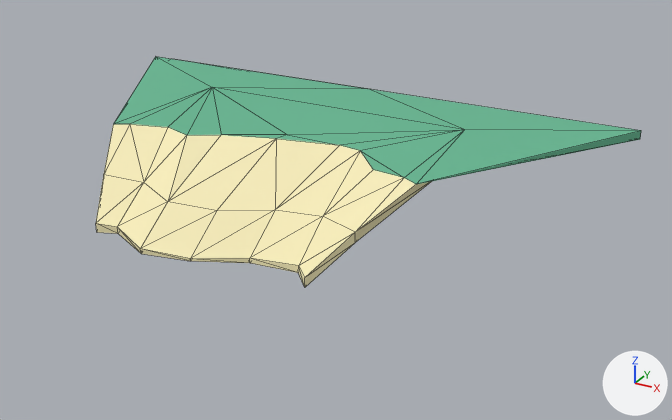
The glTF model public/assets/tile5.glb as it was, and as the next commit left it.
Rendered twice from a 50 mm camera at (0.76, -0.638, 0.516) aimed at (0.136, 0.497, -0.051). Every picture has the same lights, and +X, +Y and +Z are marked at lower right. Mesh edges are drawn as thin lines. Vertices at the same position are counted once.

Names of what the first picture shows: 'ground.006'.
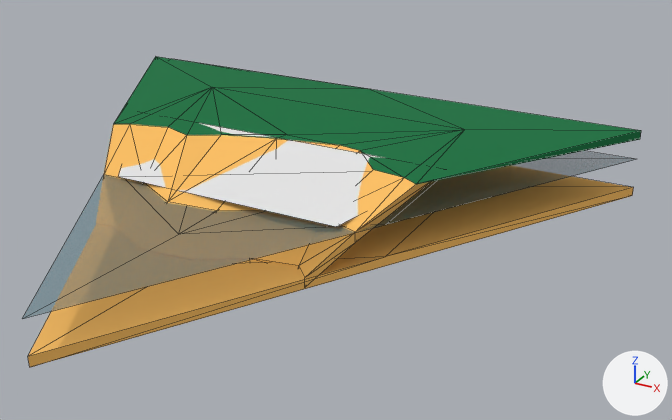
Where the change shows, as pixel boxes [x1, y1, x2, y2] in the pictures (672 x 420 px):
'ground.006', recoloured
    both: [96, 57, 641, 287]
'water5.001', added
    after: [22, 151, 637, 319]
'sand5.001', added (orange)
    after: [28, 176, 634, 367]
'grass5.001', added
    after: [119, 123, 384, 227]
part 1 of me_circle_059, recoloured (beige to orange)
    before: [96, 124, 432, 287]
    after: [104, 124, 432, 279]

Diff of the bpy script that builds the scene:
```diff
--- a/public/assets/tile5.glb.py
+++ b/public/assets/tile5.glb.py
@@ mat_ground_012 @@
 mat_ground_012 = principled_material('ground.012')
-mat_ground_012.base_color = (0.138, 0.479, 0.292)  # green #68b893
+mat_ground_012.base_color = (0.0, 0.168, 0.0467)  # dark green #00723d
 mat_ground_012.roughness = 1.0
@@ mat_sand_001 @@
+mat_sand_001 = principled_material('sand.001')
+mat_sand_001.base_color = (0.982, 0.527, 0.122)  # orange #fdc062
+mat_sand_001.roughness = 1.0
@@ mat_water_001 @@
+mat_water_001 = principled_material('water.001')
+mat_water_001.base_color = (0.00304, 0.144, 0.184)  # dark cyan #0a6a77
+mat_water_001.roughness = 0.357
+mat_water_001.alpha = 0.518
@@ me_circle_059 @@
 me_circle_059.from_pydata(...)  # 56 vertices, 106 faces; spans x -0.5..0.5, y 0.294..0.866, z -0.099..0.02
 # used by ob_ground_006; location = (0.0, 0.0, 0.01)
+# me_circle_059 part 1: all 72 faces that had it switch from mat_sand_002 (beige #f8eebc) to mat_sand_001 (orange #fdc062)
 me_circle_059.materials.append(mat_ground_012)
@@ me_circle_055 @@
+me_circle_055.from_pydata(...)  # 15 vertices, 24 faces; spans x -0.5..0.5, y 0.0..0.866, z 0.0..0.02
+me_circle_055.materials.append(mat_sand_001)  # orange #fdc062
@@ me_plane_019 @@
+me_plane_019.from_pydata([(-0.195, -0.187, -0.054), (0.195, -0.187, -0.054), (-0.289, -0.024, -0.007), (0.289, -0.024, -0.007)], [], [(0, 1, 3), (0, 3, 2)])
@@ me_circle_053 @@
+me_circle_053.from_pydata([(0.5, 0.866, 0.015), (-0.5, 0.866, 0.015), (0.0, 0.0, 0.015), (0.0, 0.577, 0.005), (0.25, 0.433, 0.015), (-0.25, 0.433, 0.015), (0.0, 0.289, 0.003), (0.25, 0.722, 0.019), (-0.25, 0.722, 0.02), (0.0, 0.866, 0.015)], [], [(3, 6, 7), (2, 6, 5), (3, 7, 8), (8, 9, 1), (8, 7, 9), (7, 0, 9), (5, 8, 1), (5, 6, 8), (6, 3, 8), (7, 4, 0), (7, 6, 4), (6, 2, 4)])
+me_circle_053.materials.append(mat_water_001)  # dark cyan #0a6a77
@@ ob_sand5_001 @@
+ob_sand5_001 = bpy.data.objects.new('sand5.001', me_circle_055)
+ob_sand5_001.location = (0.0, 0.0, -0.09)
@@ ob_grass5_001 @@
+ob_grass5_001 = bpy.data.objects.new('grass5.001', me_plane_019)
+ob_grass5_001.location = (0.0, 0.577, 0.031)
@@ ob_water5_001 @@
+ob_water5_001 = bpy.data.objects.new('water5.001', me_circle_053)
+ob_water5_001.location = (0.0, 0.0, -0.04)
```
